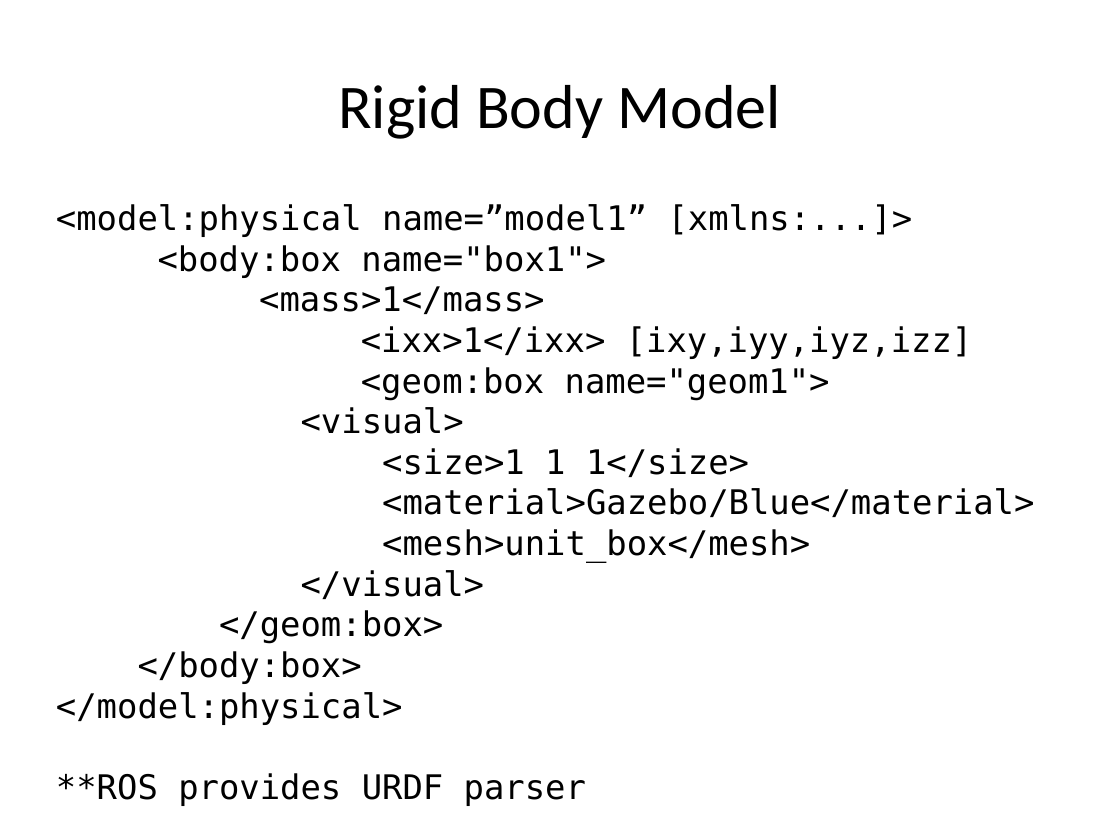
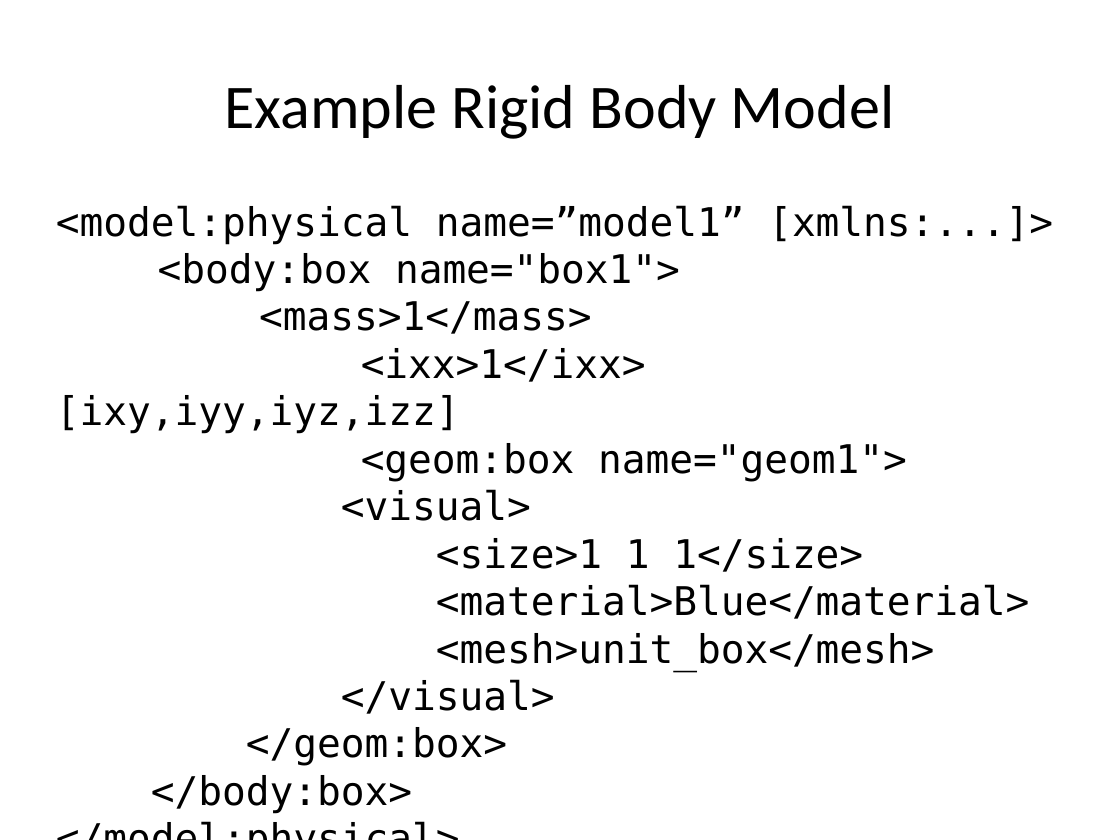
Before and after one commit to PR2/pr2_docs, a slide deck: slide 8 of pr2_training_workshop/simulation/simulation_training_workshop_rev1.odp. Drawn at 1120x840 pixels with LibreOffice and Linux fonts; fonts in the diff are those of the drawing; background and template pictures are left out. Boxes give left, top, right and bottom in pixels: in the first picture for what was removed or moved away, otherwise in the second. Text is boxed around its words. In the diff, an @@ line names an element or a change of style, - is before the commit and + after.

```diff
--- a/pr2_training_workshop/simulation/simulation_training_workshop_rev1.odp
+++ b/pr2_training_workshop/simulation/simulation_training_workshop_rev1.odp
@@ title at bbox=[225, 85, 894, 139]: text changed @@
-Rigid Body Model
+Example Rigid Body Model
@@ text at bbox=[56, 205, 1053, 766]: text changed; size 24 to 28 pt @@
-<model:physical name=”model1” [xmlns:...]>
-<body:box name="box1">
-<mass>1</mass>
-<ixx>1</ixx> [ixy,iyy,iyz,izz]
-<geom:box name="geom1">
-<visual>
-<size>1 1 1</size>
-<material>Gazebo/Blue</material>
-<mesh>unit_box</mesh>
-</visual>
-</geom:box>
-</body:box>
-</model:physical>
-**ROS provides URDF parser
+<model:physical name=”model1” [xmlns:...]>
+<body:box name="box1">
+<mass>1</mass>
+<ixx>1</ixx> [ixy,iyy,iyz,izz]
+<geom:box name="geom1">
+<visual>
+<size>1 1 1</size>
+<material>Blue</material>
+<mesh>unit_box</mesh>
+</visual>
+</geom:box>
+</body:box>
+</model:physical>
```
Also in this commit, not shown: 13 other slides changed, 10 slides added, 4 slides removed.
